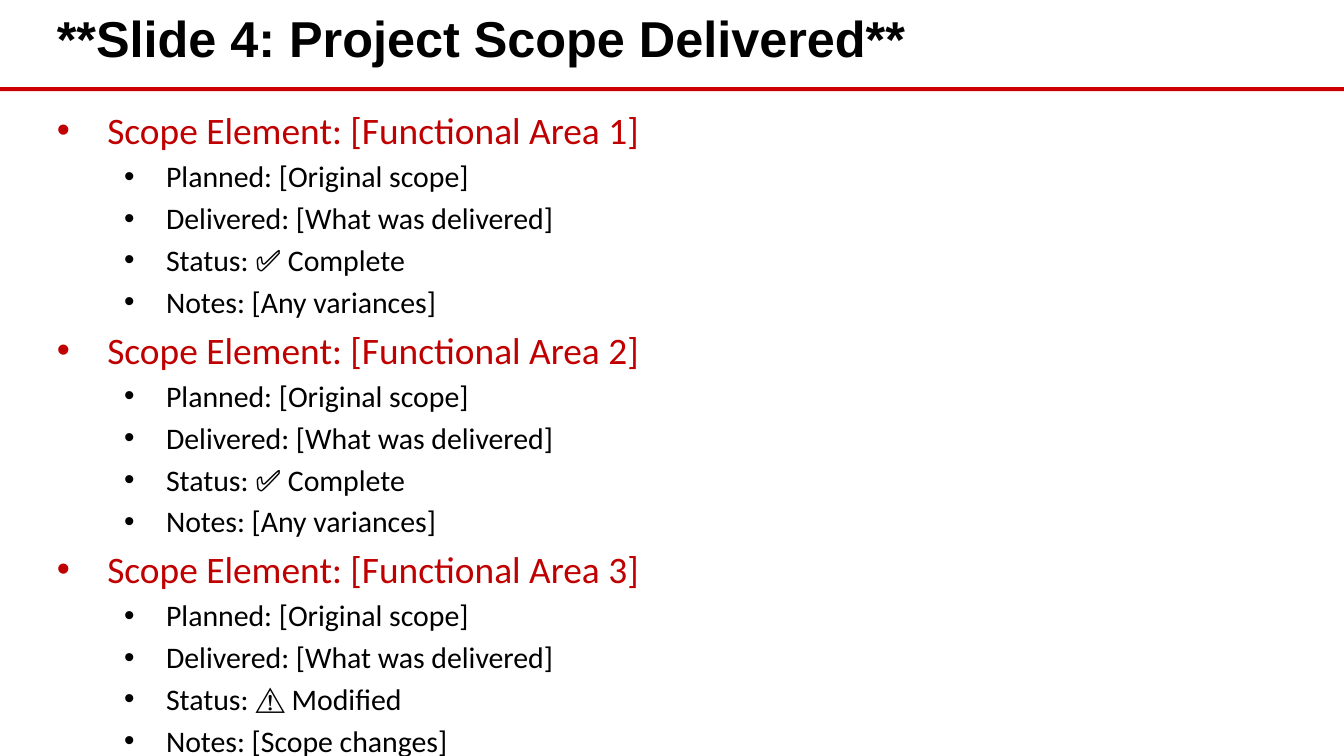
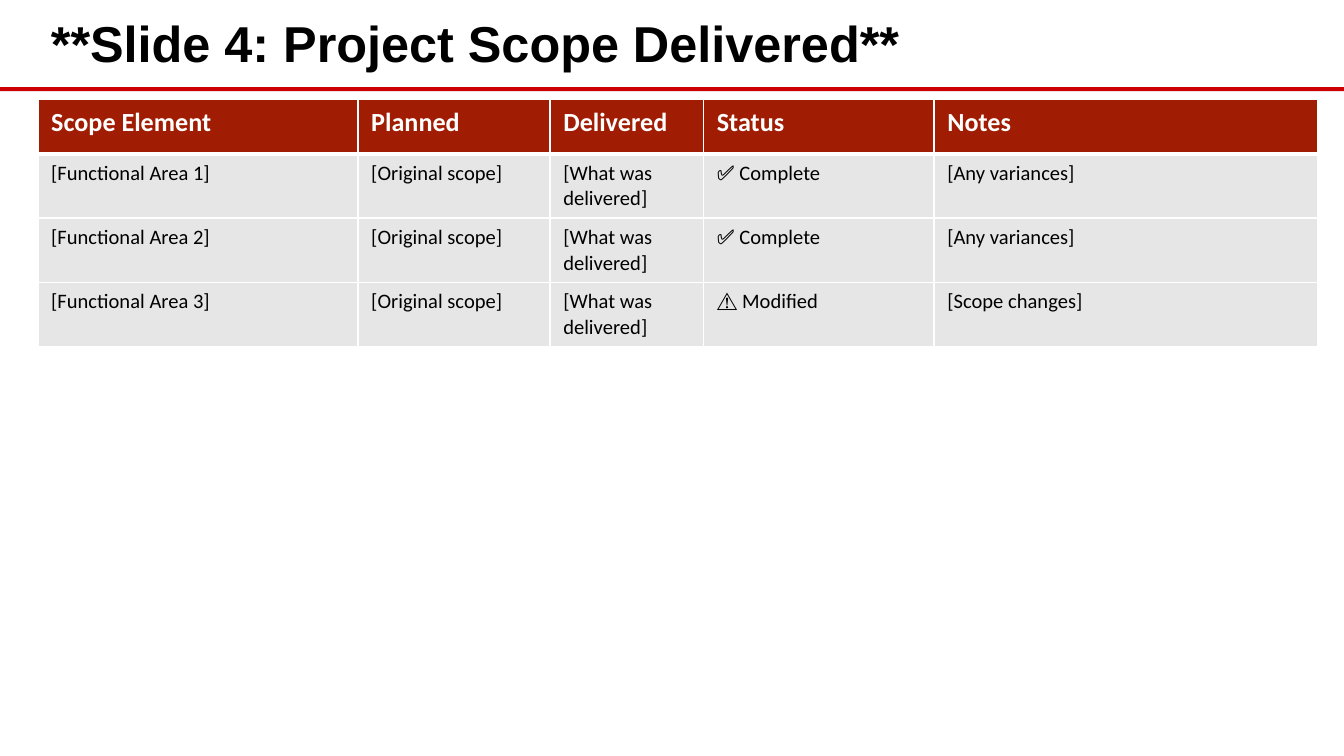
Before and after one commit to eoframework/solutions, a slide deck: slide 4 of solution-template/sample-provider/sample-category/sample-solution/delivery/closeout-presentation.pptx. Drawn at 1344x756 pixels with LibreOffice and Linux fonts; fonts in the diff are those of the drawing; background and template pictures are left out. Boxes give left, top, right and bottom in pixels: in the first picture for what was removed or moved away, otherwise in the second. Text is boxed around its words. In the diff, an @@ line names an element or a change of style, - is before the commit and + after.

```diff
--- a/solution-template/sample-provider/sample-category/sample-solution/delivery/closeout-presentation.pptx
+++ b/solution-template/sample-provider/sample-category/sample-solution/delivery/closeout-presentation.pptx
@@ text "**Slide 4: Project Scope Delivered**": place and size @@
-text "**Slide 4: Project Scope Delivered**" at box(57, 20, 905, 66)
+text "**Slide 4: Project Scope Delivered**" at box(51, 25, 899, 72)
@@ table added at box(38, 99, 1317, 341), 4 rows, 5 columns @@
+Scope Element | Planned | Delivered | Status | Notes
+[Functional Area 1] | [Original scope] | [What was delivered] | ✅ Complete | [Any variances]
+[Functional Area 2] | [Original scope] | [What was delivered] | ✅ Complete | [Any variances]
+[Functional Area 3] | [Original scope] | [What was delivered] | ⚠️ Modified | [Scope changes]
@@ text removed at box(107, 117, 638, 672) @@
-• Scope Element: [Functional Area 1]
-  • Planned: [Original scope]
-  • Delivered: [What was delivered]
-  • Status: ✅ Complete
-  • Notes: [Any variances]
-• Scope Element: [Functional Area 2]
-  • Planned: [Original scope]
-  • Delivered: [What was delivered]
-  • Status: ✅ Complete
-  • Notes: [Any variances]
-• Scope Element: [Functional Area 3]
-  • Planned: [Original scope]
-  • Delivered: [What was delivered]
-  • Status: ⚠️ Modified
-  • Notes: [Scope changes]
```
Also in this commit, not shown: 6 other slides changed, 18 other files.
